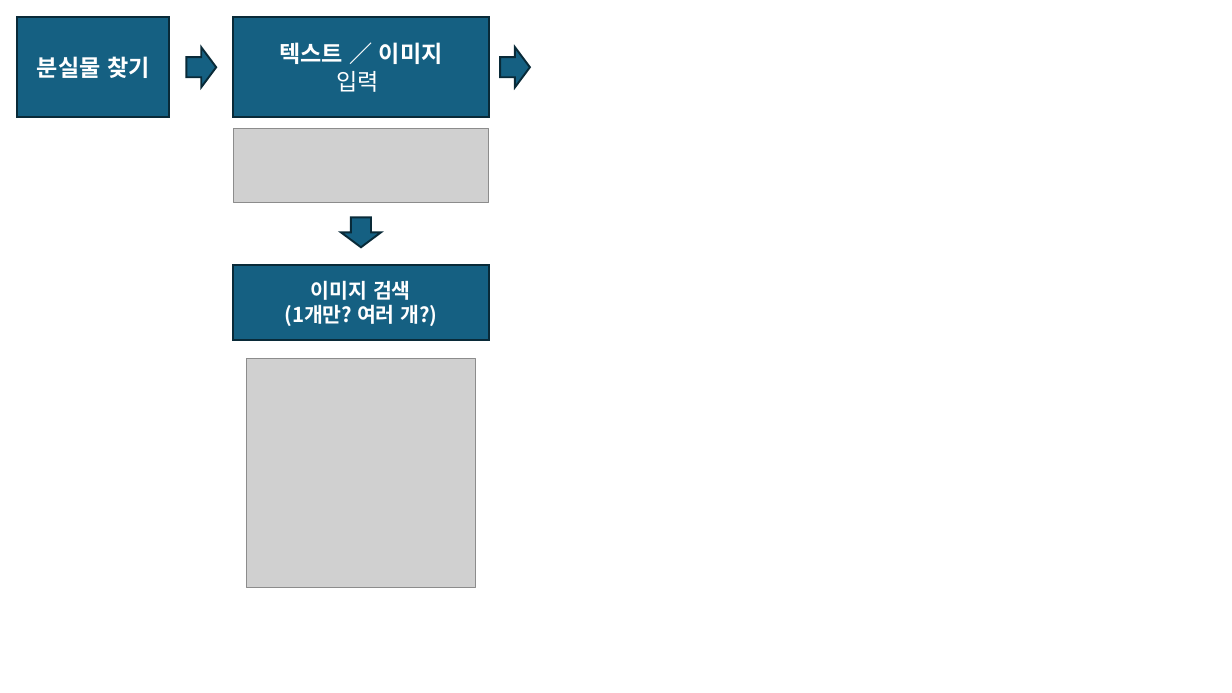
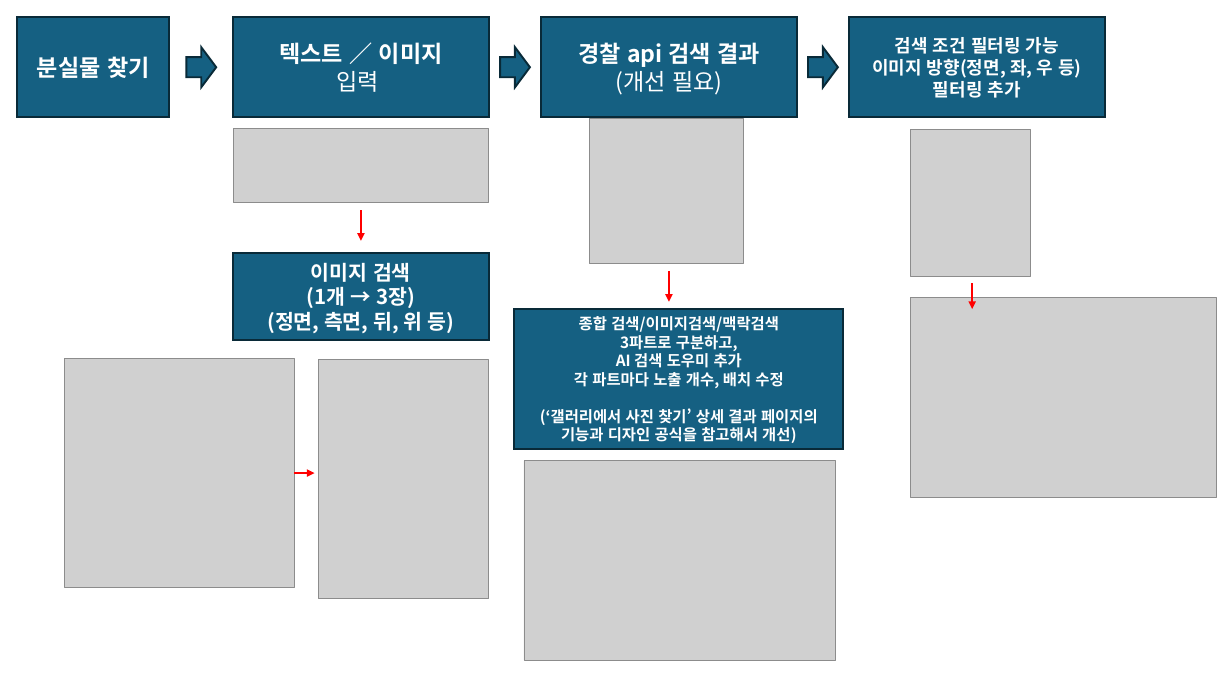
Before and after one commit to hamhj7694/Where-is-that, a slide deck: slide 6 of frontend/프론트엔드 수정.pptx (slide 5 before the commit). Drawn at 1232x693 pixels with LibreOffice and Linux fonts; fonts in the diff are those of the drawing; grey boxes stand for pictures. Boxes give left, top, right and bottom in pixels: in the first picture for what was removed or moved away, otherwise in the second. Text is boxed around its words. In the diff, an @@ line names an element or a change of style, - is before the commit and + after.

```diff
--- a/frontend/프론트엔드 수정.pptx
+++ b/frontend/프론트엔드 수정.pptx
@@ rectangle added at (x1=542, y1=18, x2=798, y2=117), fill #156082, outline #092A39 1.5 pt, 18 pt, text #FFFFFF, bold @@
+경찰 api 검색 결과
+(개선 필요)
@@ rectangle added at (x1=849, y1=18, x2=1105, y2=117), fill #156082, outline #092A39 1.5 pt, 14 pt, text #FFFFFF, bold @@
+검색 조건 필터링 가능
+이미지 방향(정면, 좌, 우 등) 필터링 추가
@@ right arrow added at (x1=808, y1=47, x2=837, y2=87), fill #156082, outline #092A39 1.5 pt @@
@@ picture added at (x1=589, y1=119, x2=743, y2=264) @@
@@ picture added at (x1=911, y1=129, x2=1031, y2=277) @@
@@ right arrow removed at (x1=341, y1=218, x2=380, y2=247) @@
@@ arrow added from (361, 210) to (361, 241), #FF0000 1.5 pt @@
@@ rectangle "이미지 검색" resized from (x1=233, y1=265, x2=489, y2=340) to (x1=233, y1=253, x2=489, y2=340) @@
@@ text in rectangle at (x1=267, y1=286, x2=455, y2=333): text changed @@
-(1개만? 여러 개?)
+(1개 → 3장)
+(정면, 측면, 뒤, 위 등)
@@ arrow added from (669, 271) to (669, 302), #FF0000 1.5 pt @@
@@ picture added at (x1=910, y1=298, x2=1217, y2=497) @@
@@ arrow added from (972, 283) to (972, 309), #FF0000 1.5 pt @@
@@ rectangle added at (x1=515, y1=309, x2=844, y2=449), fill #156082, outline #092A39 1.5 pt, 12 pt, text #FFFFFF, bold @@
+종합 검색/이미지검색/맥락검색
+3파트로 구분하고,
+AI 검색 도우미 추가
+각 파트마다 노출 개수, 배치 수정
+(‘갤러리에서 사진 찾기’ 상세 결과 페이지의 기능과 디자인 공식을 참고해서 개선)
@@ picture moved from (x1=246, y1=359, x2=475, y2=588) to (x1=65, y1=359, x2=294, y2=588) @@
@@ text in rectangle at (x1=611, y1=337, x2=622, y2=361): text added @@
+z
@@ picture added at (x1=319, y1=360, x2=489, y2=599) @@
@@ arrow added from (295, 473) to (314, 473), #FF0000 1.5 pt @@
@@ picture added at (x1=524, y1=461, x2=836, y2=661) @@
```
Also in this commit, not shown: 1 other slide changed, 5 slides added, 56 other files.
